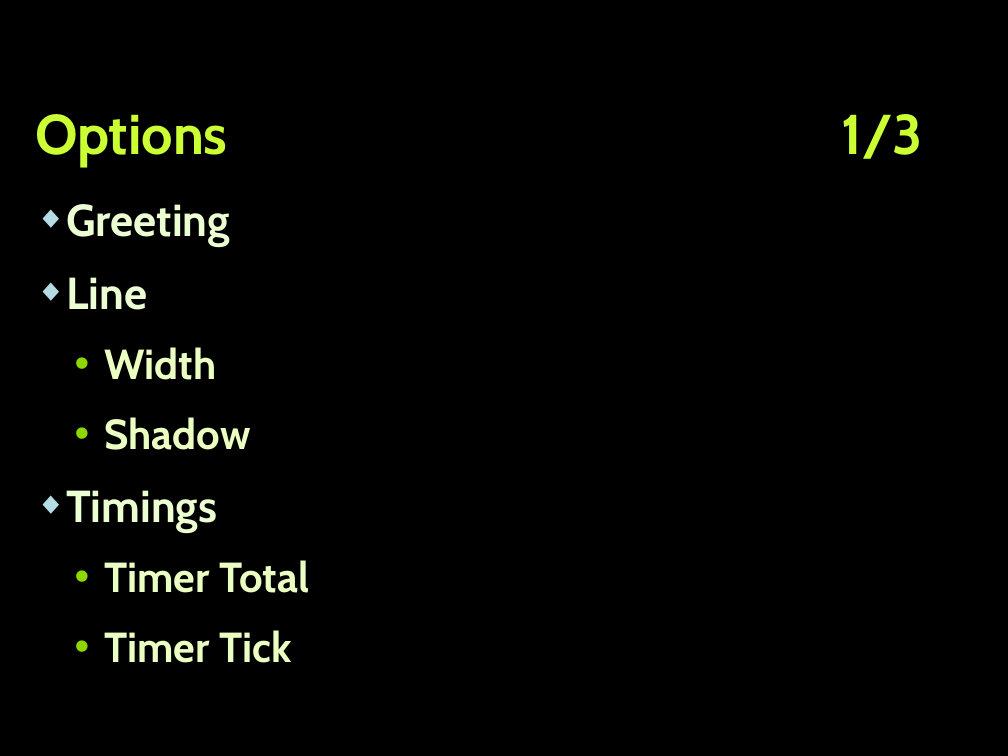
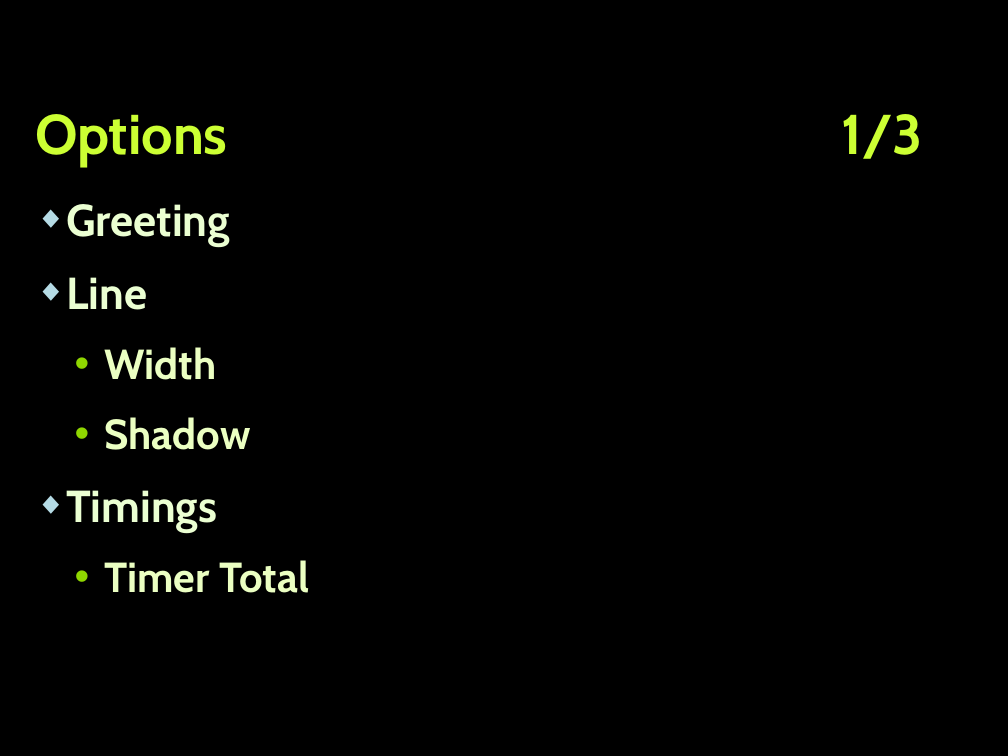
Before and after one commit to JS2014TeamDaegon/FireworksJS, a slide deck: slide 5 of Presentation.pptx. Drawn at 1008x756 pixels with LibreOffice and Linux fonts; fonts in the diff are those of the drawing; background and template pictures are left out. Boxes give left, top, right and bottom in pixels: in the first picture for what was removed or moved away, otherwise in the second. Text is boxed around its words. In the diff, an @@ line names an element or a change of style, - is before the commit and + after.

```diff
--- a/Presentation.pptx
+++ b/Presentation.pptx
@@ text at box(105, 630, 291, 663): paragraph removed @@
-  • Timer Tick
```
Also in this commit, not shown: 1 other slide changed.
